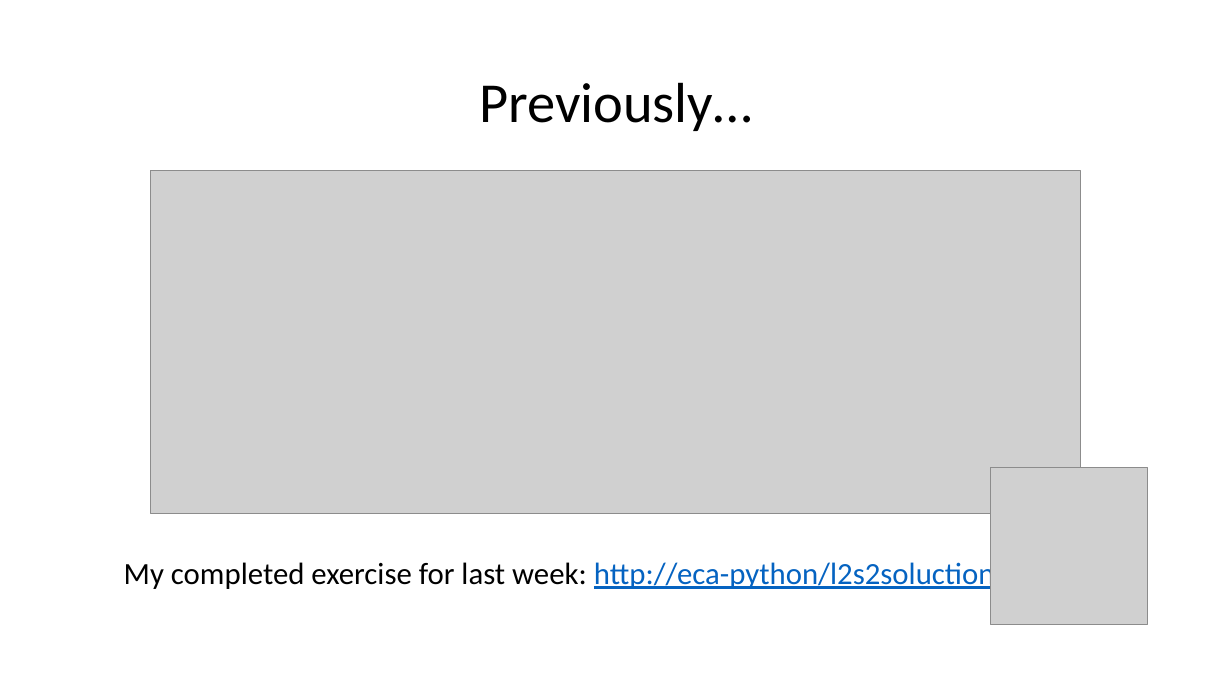
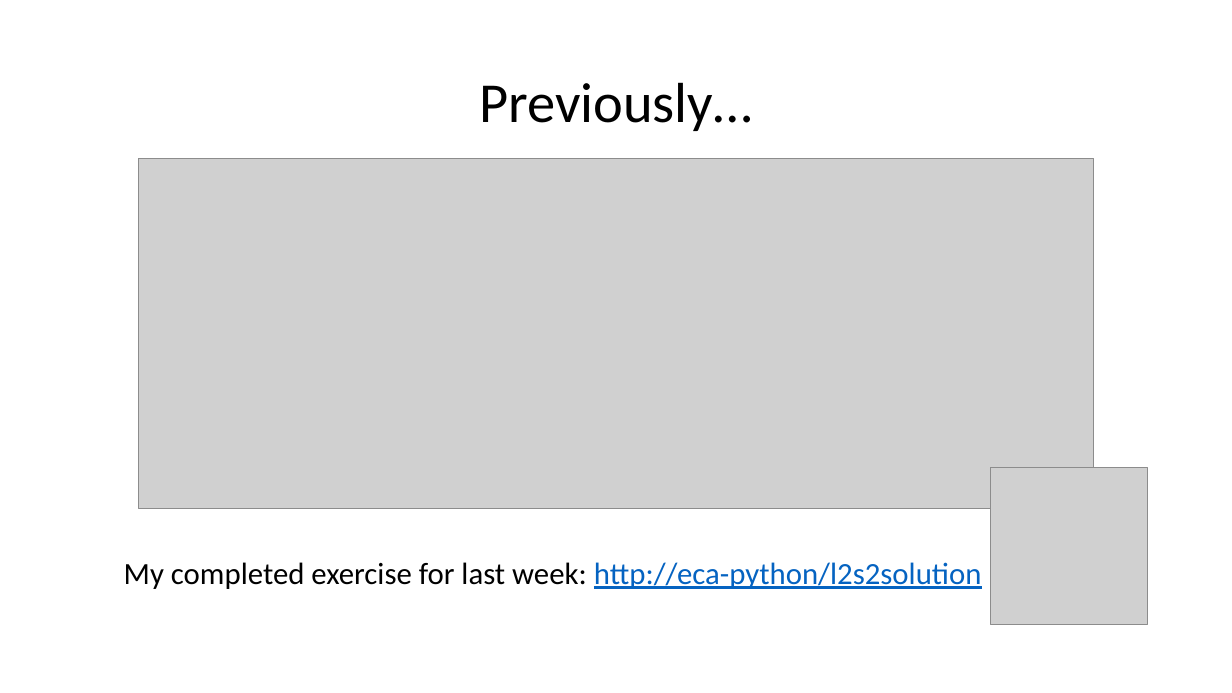
Before and after one commit to wilkotom/python_examples, a slide deck: slide 2 of Python Level 2/Lesson 3/Session 3.pptx. Drawn at 1232x693 pixels with LibreOffice and Linux fonts; fonts in the diff are those of the drawing; grey boxes stand for pictures. Boxes give left, top, right and bottom in pixels: in the first picture for what was removed or moved away, otherwise in the second. Text is boxed around its words. In the diff, an @@ line names an element or a change of style, - is before the commit and + after.

```diff
--- a/Python Level 2/Lesson 3/Session 3.pptx
+++ b/Python Level 2/Lesson 3/Session 3.pptx
@@ picture: place and size @@
-picture at <box>151,171,1080,514</box>
+picture at <box>138,158,1093,508</box>
@@ text at <box>124,562,982,589</box>: text changed @@
-My completed exercise for last week: http://eca-python/l2s2soluction
+My completed exercise for last week: http://eca-python/l2s2solution
```
Also in this commit, not shown: 1 other slide changed, 1 other file.
